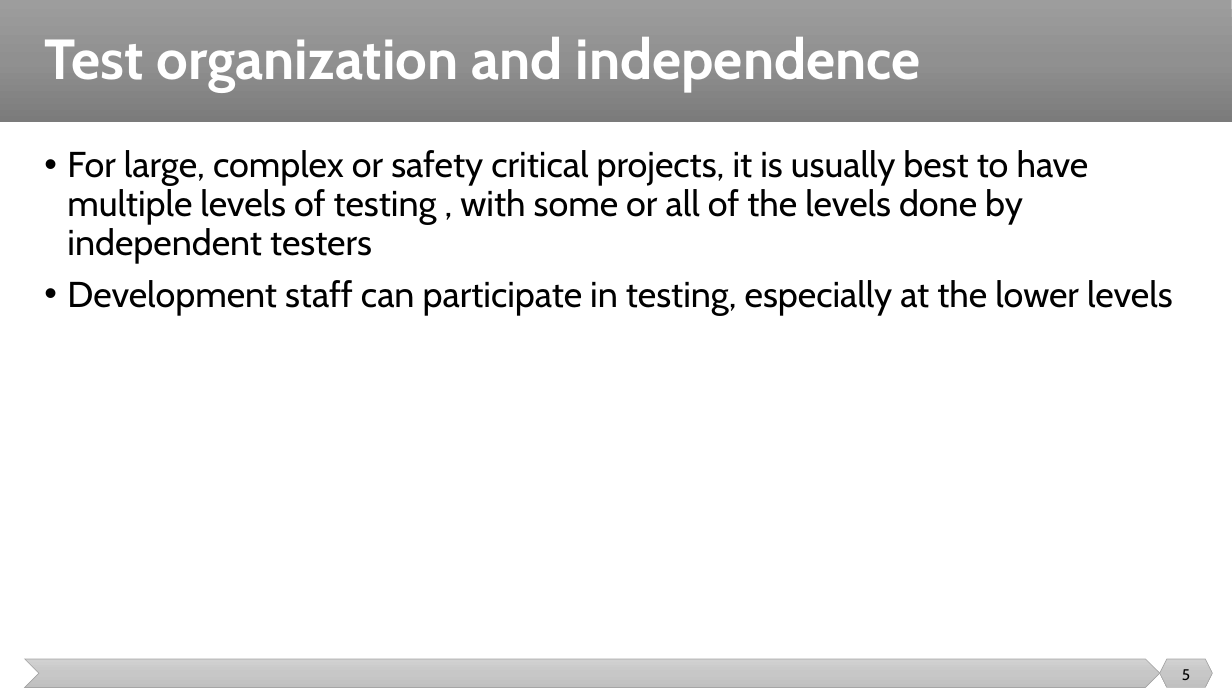
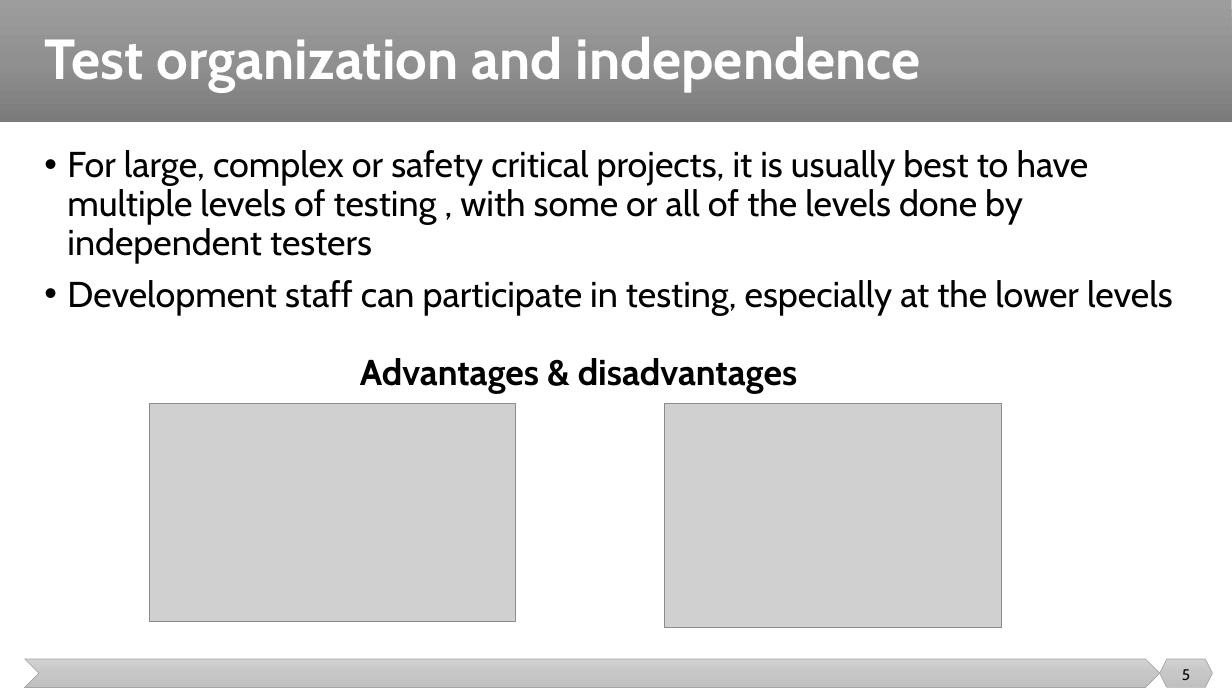
Before and after one commit to malenezi/malenezi, a slide deck: slide 5 of SE401/Lectures/5-Test Management/Test Management.pptx. Drawn at 1232x693 pixels with LibreOffice and Linux fonts; fonts in the diff are those of the drawing; grey boxes stand for pictures. Boxes give left, top, right and bottom in pixels: in the first picture for what was removed or moved away, otherwise in the second. Text is boxed around its words. In the diff, an @@ line names an element or a change of style, - is before the commit and + after.

```diff
--- a/SE401/Lectures/5-Test Management/Test Management.pptx
+++ b/SE401/Lectures/5-Test Management/Test Management.pptx
@@ text added at [360, 358, 797, 393], 28 pt, text #000000, bold @@
+Advantages & disadvantages
@@ picture added at [149, 404, 515, 623] @@
@@ picture added at [665, 404, 1002, 628] @@
```
Also in this commit, not shown: 6 other slides changed, 1 slide removed, 1 other file.
